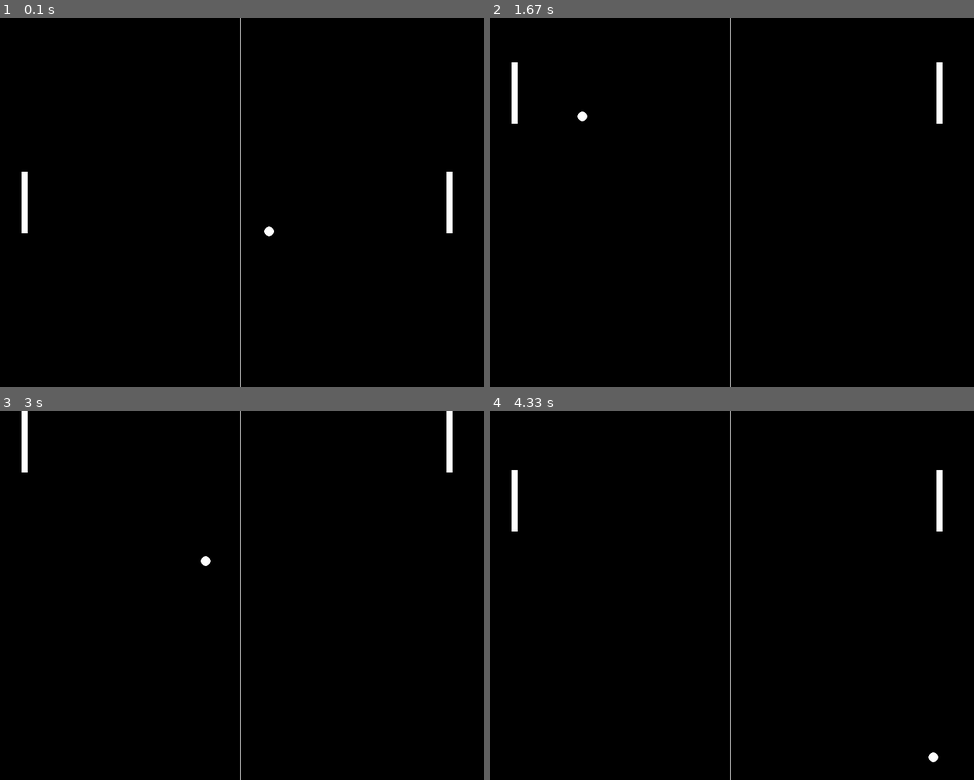
Above: before the commit, frames 1-4 (two rows, left to right).
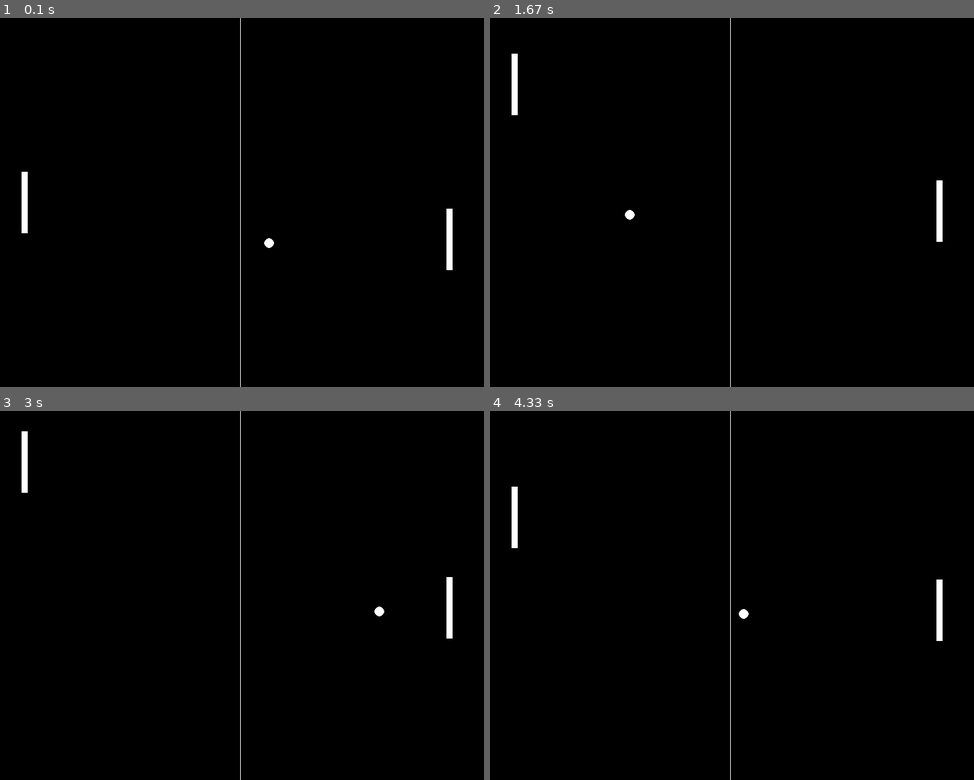
Above: after the commit, the same moments.

Repository: Wllader/ULTRA_python
Game: pygame game, started from improv/D6/Pong/pong_skeleton.py
Same seed, same stepped clock (60 frames per second), same inputs: the game is played once before the commit and once after it.
Inputs:
- Up to frame 1 (0.1 s): no input
- Up to frame 2 (1.67 s): hold W 0.33-0.8 s; hold S 0.83-1.13 s; hold W 1.17-1.53 s; hold S from 1.57 s (still down)
- Up to frame 3 (3 s): release S at 1.93 s; hold W 1.97-2.27 s; hold S 2.3-2.6 s; hold W from 2.63 s (still down)
- Up to frame 4 (4.33 s): release W at 3 s; hold S 3.03-3.4 s; hold W 3.43-3.73 s; hold S 3.77-4.07 s; hold W from 4.1 s (still down)

The runs differ from the first frame. In frame 1, 0.3% of the frame differs, in the area x 54-94%, y 41-69%; in frame 2, 0.6%; in frame 3, 0.6%, in the area x 4-94%, y 0-62%; in frame 4, 0.6%.

Commit message:
Day6 - Midday update 2

Diff:
--- a/improv/D6/Pong/PongEntities.py
+++ b/improv/D6/Pong/PongEntities.py
@@ -29,7 +29,7 @@
     def color(self, value:np.ndarray):
         self._color = value
         self.image.fill((0, 0, 0, 0))
-        self.draw_func(self.image, value, self.rect)
+        self.draw_func(self.image, value, self.image.get_rect())
 
     def update(self):
         if self.rect.top <= 0:
@@ -54,11 +54,37 @@
 
 class PongBot(PongEntity):
     def __init__(self, screen, size, init_center_pos, speed, color, *groups):
-        ...
+        self.ball:PongBall = None
 
         super().__init__(screen, size, init_center_pos, speed, color, *groups)
 
     def update(self, dt):
-        ...
+        self.rect.centery = self.ball.rect.centery
 
-        return super().update()
+        super().update()
+
+class PongBall(PongEntity):
+    def __init__(self, screen, size, init_center_pos, speed, color, *groups):
+        self.bounce_group:pg.sprite.Group = None
+
+        super().__init__(screen, size, init_center_pos, speed, color, *groups)
+        self.draw_func = pg.draw.ellipse
+        self.color = color
+
+    def update(self, dt):
+        self.rect.x += self.speed[0] * dt
+        self.rect.y += self.speed[1] * dt
+
+        if self.rect.top <= 0 or self.rect.bottom >= self.screen.get_height():
+            self.speed[1] *= -1
+
+        if self.rect.left <= 0 or self.rect.right >= self.screen.get_width():
+            self.speed[0] *= -1
+            self.rect.centerx = self.screen.get_width() / 2
+            self.rect.centery = self.screen.get_height() / 2
+            #todo Score
+
+        if self.bounce_group and (o := self.rect.collideobjects(list(self.bounce_group))):
+            self.speed[0] *= -1
+
+        super().update()
--- a/improv/D6/Pong/pong_skeleton.py
+++ b/improv/D6/Pong/pong_skeleton.py
@@ -1,5 +1,5 @@
 import pygame as pg, numpy as np
-from PongEntities import PongPlayer
+from PongEntities import PongPlayer, PongBot, PongBall
 
 # Initialize
 pg.init()
@@ -18,8 +18,8 @@
 BALL_SIZE = np.array([16, 16])
 
 # Speeds
-paddle_speed = np.array([0, 7])
-ball_speed = np.array([5, 5])
+paddle_speed = np.array([0, 5])
+ball_speed = np.array([5, 7])
 
 # Positions
 player1 = PongPlayer(
@@ -30,7 +30,7 @@
     WHITE
 )
 
-player2 = PongPlayer(
+player2 = PongBot(
     screen,
     PADDLE_DIMS,
     np.array([WIDTH - 50 - PW, CENTER[1]]),
@@ -38,12 +38,29 @@
     WHITE
 )
 
-ball = pg.Rect(
-    *((SIZE - BALL_SIZE) // 2),
-    *BALL_SIZE
+ball = PongBall(
+    screen,
+    BALL_SIZE,
+    CENTER,
+    ball_speed,
+    WHITE
 )
 
+player2.ball = ball
 
+# Groups
+g_entities = pg.sprite.Group(
+    player1,
+    player2,
+    ball
+)
+
+g_paddles = pg.sprite.Group(
+    player1,
+    player2
+)
+
+ball.bounce_group = g_paddles
 
 #! Game loop
 
@@ -57,33 +74,14 @@
         if event.type == pg.QUIT:
             running = False
 
-    for p in [player1, player2]:
-        p.update(dt)
-
-    # Player2 AI:
-    #! player2.centery = ball.centery
-
-    # Move ball
-    ball.x += ball_speed[0] * dt
-    ball.y += ball_speed[1] * dt
-
-    if ball.top <= 0 or ball.bottom >= HEIGHT:
-        ball_speed[1] *= -1
-
-    if ball.left <= 0 or ball.right >= WIDTH:
-        ball.center = CENTER
-        ball_speed[0] *= -1
-
-    if ball.colliderect(player1.rect) or ball.colliderect(player2.rect):
-        ball_speed[0] *= -1
+    # Update game state
+    g_entities.update(dt=dt)
 
     # Drawing
     screen.fill(BLACK)
-    for p in [player1, player2]:
-        pg.draw.rect(screen, WHITE, p.rect)
+    pg.draw.aaline(screen, WHITE, (CENTER[0], 0), (CENTER[0], HEIGHT))
 
-    pg.draw.ellipse(screen, WHITE, ball)
-    pg.draw.aaline(screen, WHITE, (CENTER[0], 0), (CENTER[0], HEIGHT))
+    g_entities.draw(screen)
 
     pg.display.flip()
     dt = clock.tick(144) / 10
